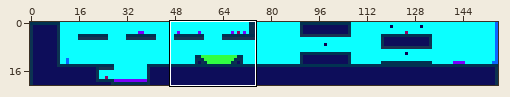
Sprite sheet: Global-Warning/res/lvls/2.png. The picture above shows the old version from afar; the outline marks the close-up.
Close-up. Before:
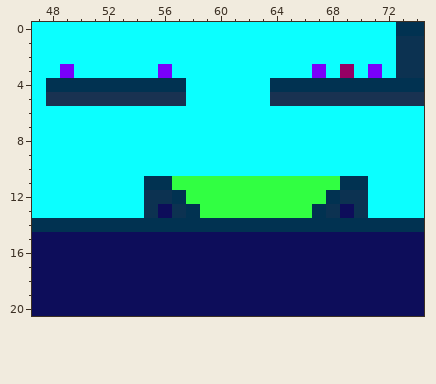
The file is 156x21 pixels. Colours within 5 levels of each other are drawn and written as one. Shown: x 47..74, y 0..20.
The same view after the edit:
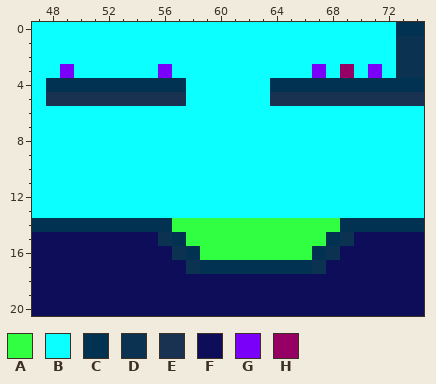
Palette (. is transparent): A #31ff42  B #0bffff  C #013251  D #0c3251  E #193251  F #0d0d5a  G #7a00fa  H #960064
Difference:
The edit turns colour C into colour A in row 14 at x 57 to 68.
The edit turns colour F into colour A in row 15 at x 58 to 67; in row 16 at x 59 to 66.
The edit turns colour A into colour B in row 11 at x 57 to 68; in row 12 at x 58 to 67; in row 13 at x 59 to 66.
The edit turns colour C into colour B in row 11 at x 55 to 56 and 69 to 70; in row 12 at x 57 and 68; in row 13 at x 58 and 67.
The edit turns colour D into colour B in row 12 at x 55 to 56 and 69 to 70; in row 13 at x 55, 57, 68 and 70.
The edit turns colour F into colour B in row 13 at x 56 and 69.
The edit turns colour F into colour C in row 15 at x 57 and 68; in row 16 at x 58 and 67; in row 17 at x 59 to 66.
The edit turns colour F into colour D in row 15 at x 56 and 69; in row 16 at x 57 and 68; in row 17 at x 58 and 67.
Boxes around the changes in both close-ups, in picture pixels (x1, y1, x2, y2):
changed: (144, 176, 368, 274)
